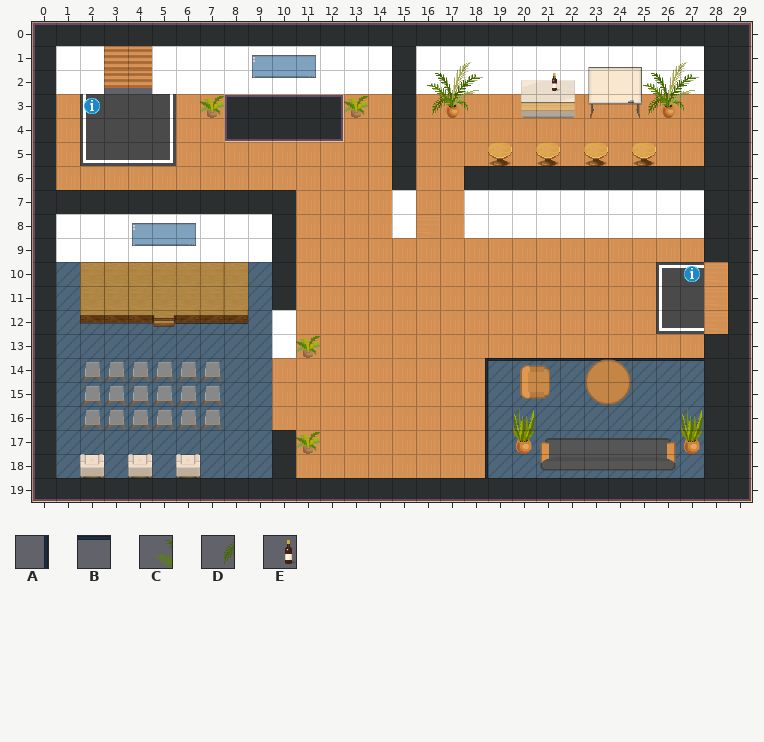
A Tiled map (JSON) gets an edit: start.tmj. The picture above was drawn from the file before the commit.
Cells are 32x32 px. Shown: x 0..29, y 0..19. Not drawn, because the pictures are missing: unchanged layers "closeDoor", "openDoor".
Key: from "Chunk 1": A 7 turned 180, B 8; from "WA_Decoration": C 72, D 84; from "WA_Miscellaneous": E 95.
_ is an empty cell.
Layers that did not change in this view are not listed.
Layer "sol2" before, first column x 0:
 5 ______________________________
 6 ______________________________
 7 ______________________________
 8 ______________________________
 9 ______________________________
10 ______________________________
11 ______________________________
12 ______________________________
13 ______________________________
14 __________________ABBBBBBBBB__
15 __________________A___________
16 __________________A___________
17 __________________A___________
18 __________________A___________
19 ______________________________
The result:
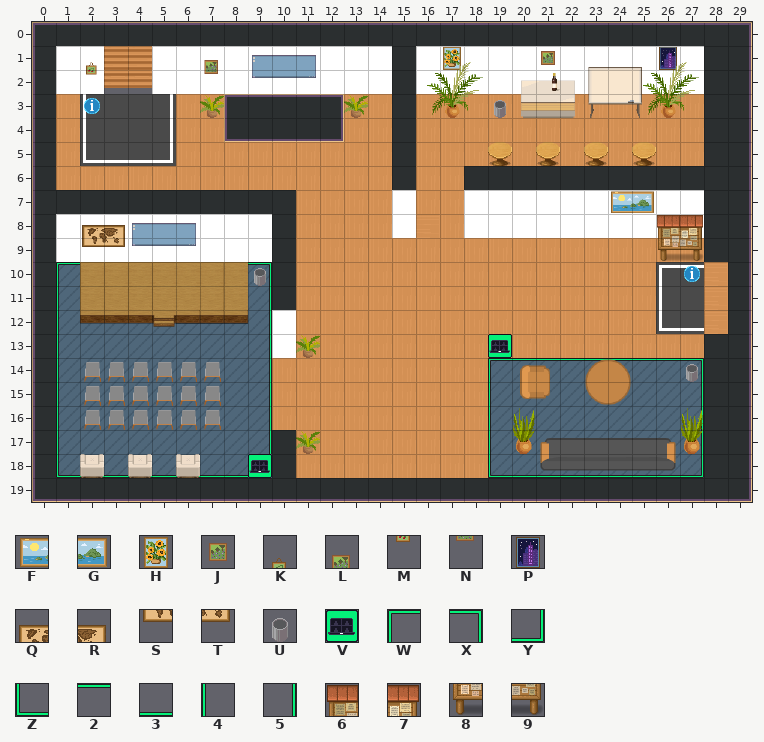
Further tiles: from "WA_Decoration": F 0, G 1, H 2, J 5, K 10, L 11, M 22, N 23, P 26, Q 30, R 31, S 42, T 43; from "WA_Miscellaneous": U 60; from "WA_User_Interface": V 21, W 161, X 162, Y 163, Z 164, 2 165, 3 166, 4 167, 5 168; from "[Base]BaseChip_pipo": 6 230, 7 231, 8 238, 9 239.
The edit:
Layer "sol2":
y 10: x 1 _ -> W; x 9 _ -> X
y 11..12: x 1 _ -> 4; x 9 _ -> 5
y 13: x 1 _ -> 4; x 9 _ -> 5; x 19 _ -> V
y 14: x 1 _ -> 4; x 9 _ -> 5; x 18..27 ABBBBBBBBB -> _W2222222X
y 15..17: x 1 _ -> 4; x 9 _ -> 5; x 18..19 A_ -> _4; x 27 _ -> 5
y 18: x 1 _ -> Z; x 3 _ -> 3; x 5 _ -> 3; x 7..9 ___ -> 33V; x 18..27 A_________ -> _Z3333333Y
Layer "mur2":
y 1: x 2 _ -> K; x 7 _ -> L; x 17 _ -> H; x 21 _ -> J; x 26 _ -> P
y 2: x 2 _ -> M; x 7 _ -> N
y 7: x 24..25 __ -> FG
y 8: x 2..3 __ -> QR; x 26..27 __ -> 67
y 9: x 2..3 __ -> ST; x 26..27 __ -> 89
Layer "objet2":
y 3: x 19 _ -> U
y 10: x 9 _ -> U
y 14: x 27 _ -> U
